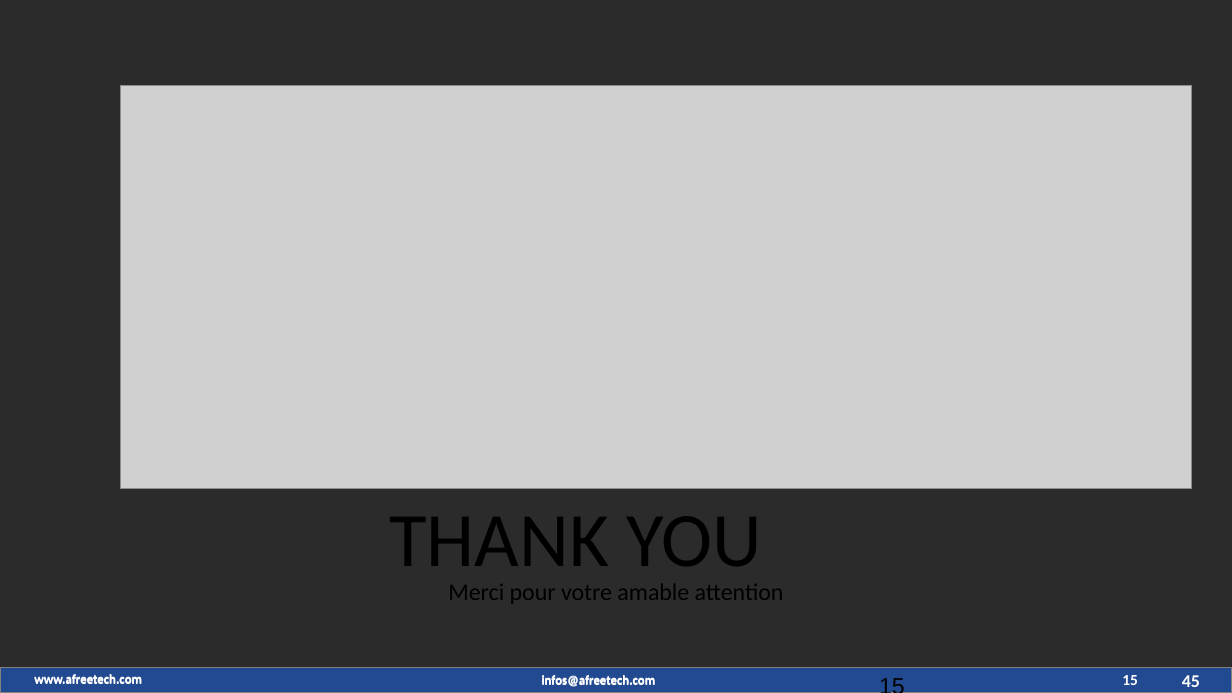
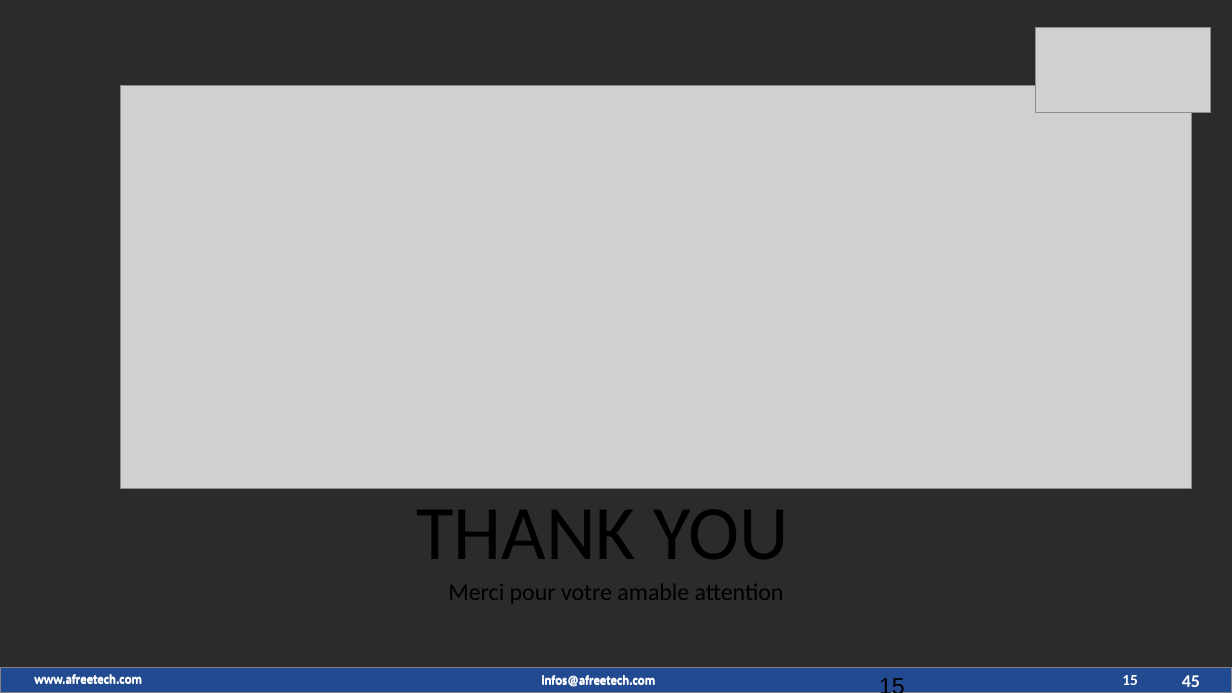
Before and after one commit to maximedorlin/maximedorlin, a slide deck: slide 15 of sprint boot.pptx. Drawn at 1232x693 pixels with LibreOffice and Linux fonts; fonts in the diff are those of the drawing; grey boxes stand for pictures; background and template pictures are left out; a plain dark background stands for a picture behind light text. Boxes give left, top, right and bottom in pixels: in the first picture for what was removed or moved away, otherwise in the second. Text is boxed around its words. In the diff, an @@ line names an element or a change of style, - is before the commit and + after.

```diff
--- a/sprint boot.pptx
+++ b/sprint boot.pptx
@@ picture added at (1036, 28, 1212, 114) @@
@@ text "THANK YOU" rewrapped from (389, 516, 761, 585) to (416, 509, 788, 559) @@
```
Also in this commit, not shown: 9 other slides changed, 5 slides added, 4 slides removed.
